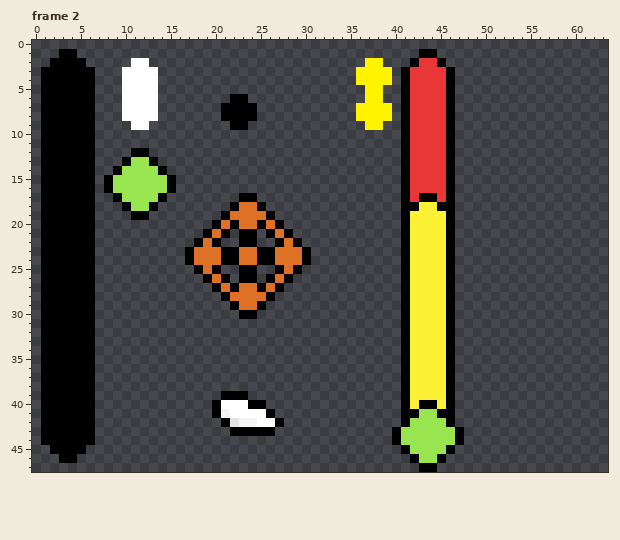
Two versions of one pixel-art file, assets/sprites/aim_system.aseprite. The picture above was drawn from the file before the commit.
64x48 pixels, 5 frames. Shown: frame 2. The commit also changed other frames, which this record leaves out.
After:
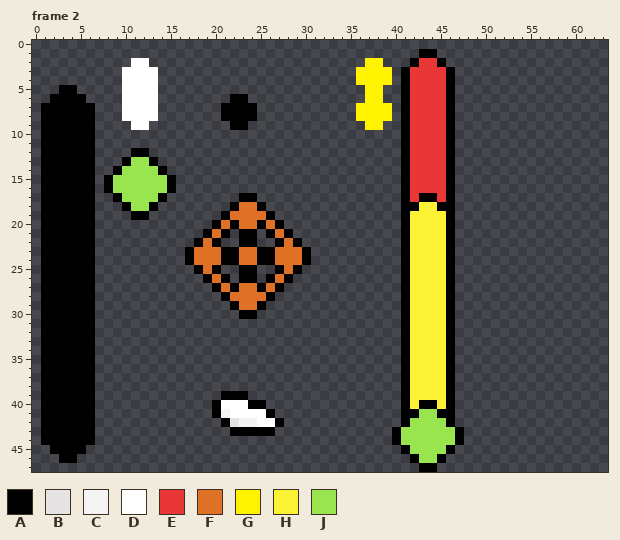
Palette (. is transparent): A #000000  B #e5e3e3  C #f4f4f4  D #ffffff  E #e93636  F #df7126  G #fff300  H #fbf236  J #99e550
From old to new:
{"where": "frame 2, layer \"Layer 1\""}
{"frame":2,"y":1,"x":3,"old":"AA","new":".."}
{"frame":2,"y":2,"x":2,"old":"AAAA","new":"...."}
{"frame":2,"y":3,"x":1,"old":"AAAAAA","new":"......"}
{"frame":2,"y":4,"x":1,"old":"AAAAAA","new":"......"}
{"frame":2,"y":5,"x":1,"old":"AA","new":".."}
{"frame":2,"y":5,"x":5,"old":"AA","new":".."}
{"frame":2,"y":6,"x":1,"old":"A","new":"."}
{"frame":2,"y":6,"x":6,"old":"A","new":"."}
{"label":"erased","picture_box":[41,49,95,103]}
